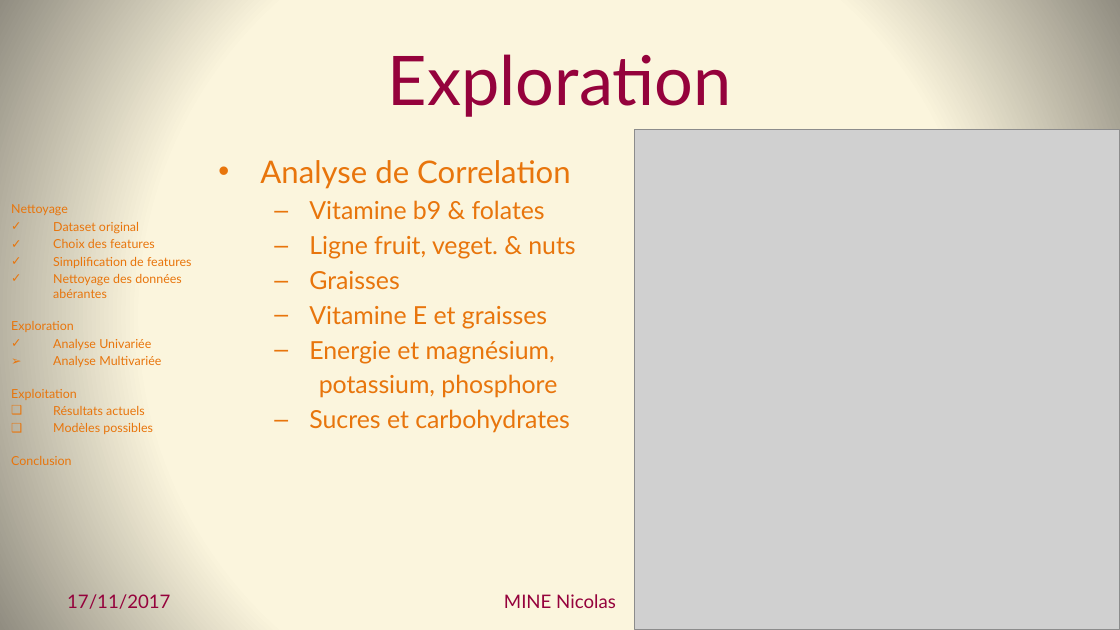
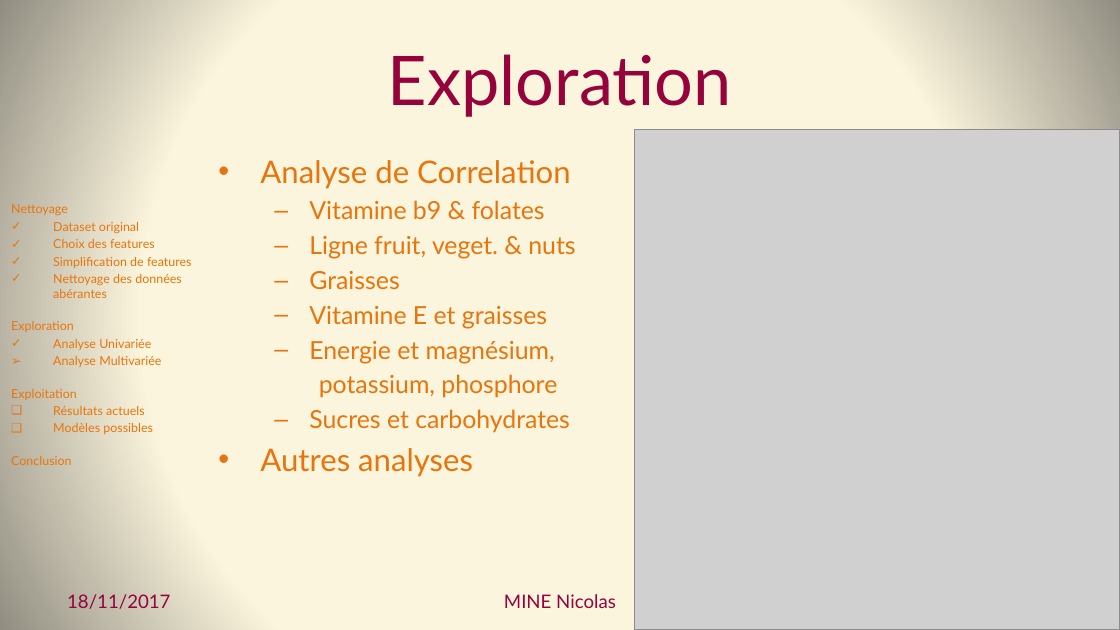
Before and after one commit to Coni63/OC_DS, a slide deck: slide 9 of Projet 2 - donnees nutritionnelles/Presentation-Projet_2.pptx (slide 7 before the commit). Drawn at 1120x630 pixels with LibreOffice and Linux fonts; fonts in the diff are those of the drawing; grey boxes stand for pictures. Boxes give left, top, right and bottom in pixels: in the first picture for what was removed or moved away, otherwise in the second. Text is boxed around its words. In the diff, an @@ line names an element or a change of style, - is before the commit and + after.

```diff
--- a/Projet 2 - donnees nutritionnelles/Presentation-Projet_2.pptx
+++ b/Projet 2 - donnees nutritionnelles/Presentation-Projet_2.pptx
@@ text at (x1=260, y1=448, x2=473, y2=476): paragraph added @@
+• Autres analyses
@@ text at (x1=67, y1=594, x2=170, y2=609): text changed @@
-17/11/2017
+18/11/2017
```
Also in this commit, not shown: 12 other slides changed, 9 slides added, 21 other files.
